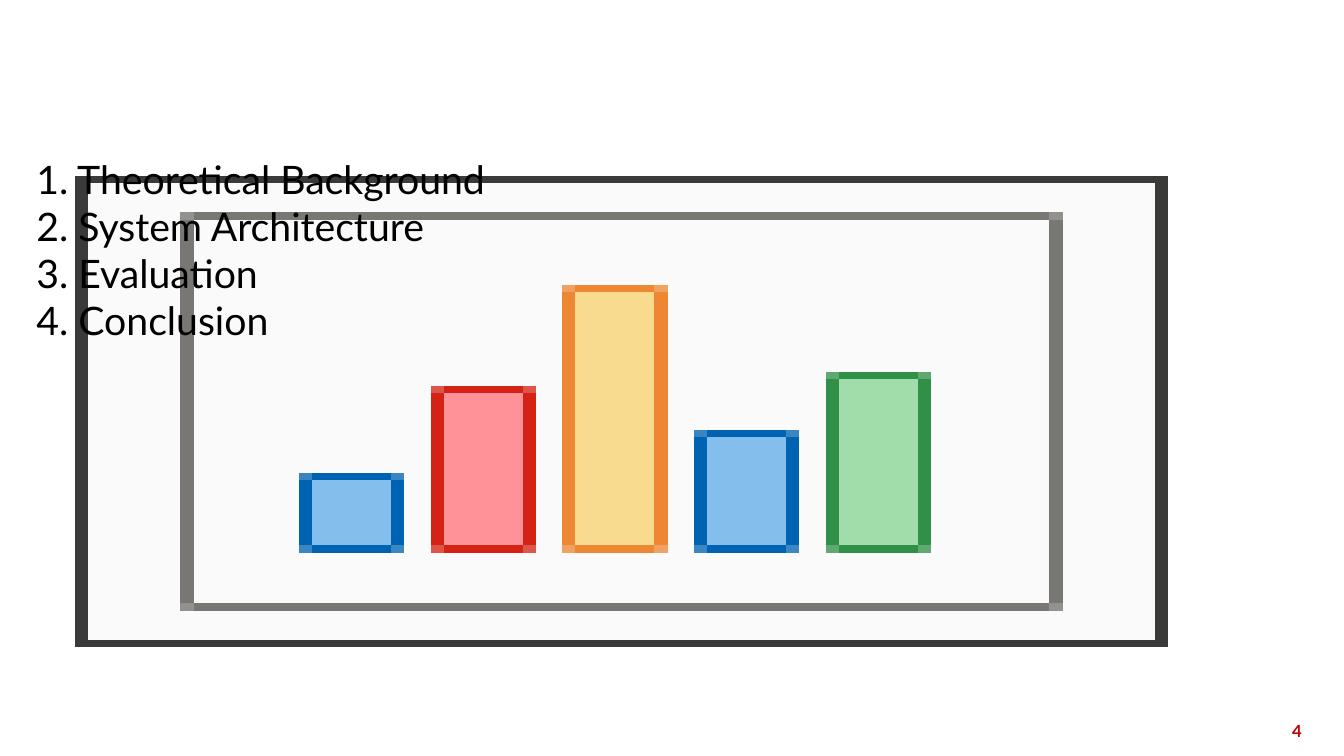
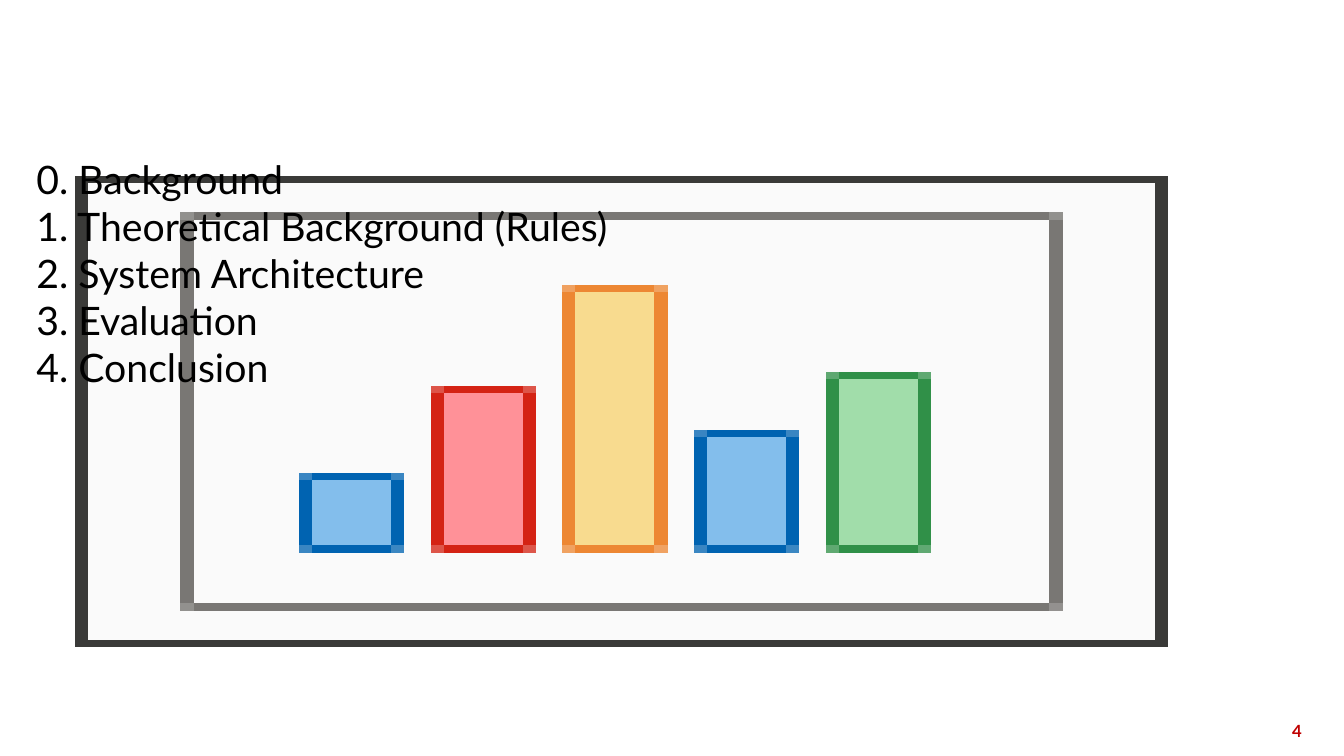
Before and after one commit to CrossXma/Project_I.20252, a slide deck: slide 4 of report/Slide.pptx. Drawn at 1344x756 pixels with LibreOffice and Linux fonts; fonts in the diff are those of the drawing; background and template pictures are left out. Boxes give left, top, right and bottom in pixels: in the first picture for what was removed or moved away, otherwise in the second. Text is boxed around its words. In the diff, an @@ line names an element or a change of style, - is before the commit and + after.

```diff
--- a/report/Slide.pptx
+++ b/report/Slide.pptx
@@ text at [36, 165, 607, 249]: text changed @@
-1. Theoretical Background
+0. Background
+1. Theoretical Background (Rules)
```
Also in this commit, not shown: 1 other slide changed, 4 slides added, 2 other files.
